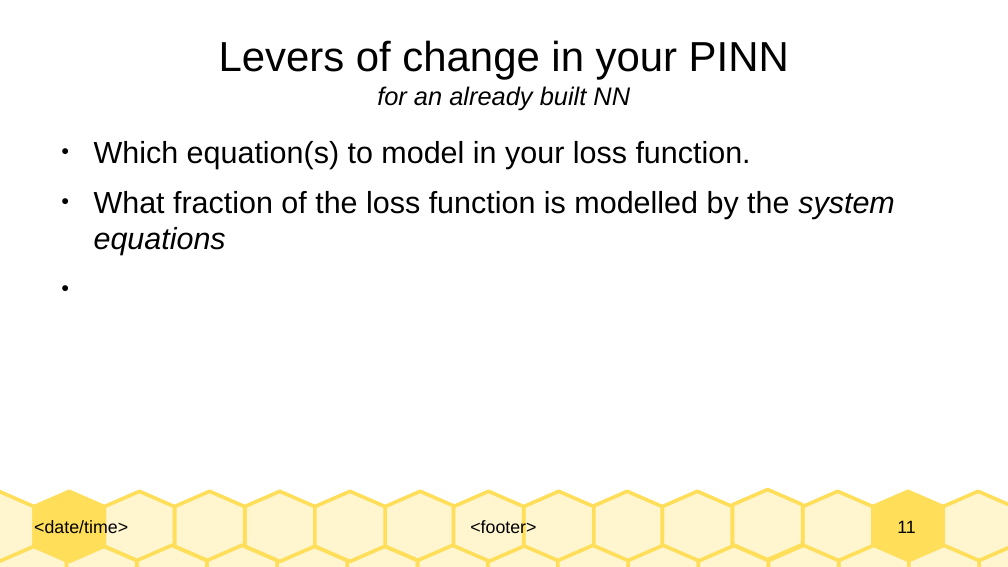
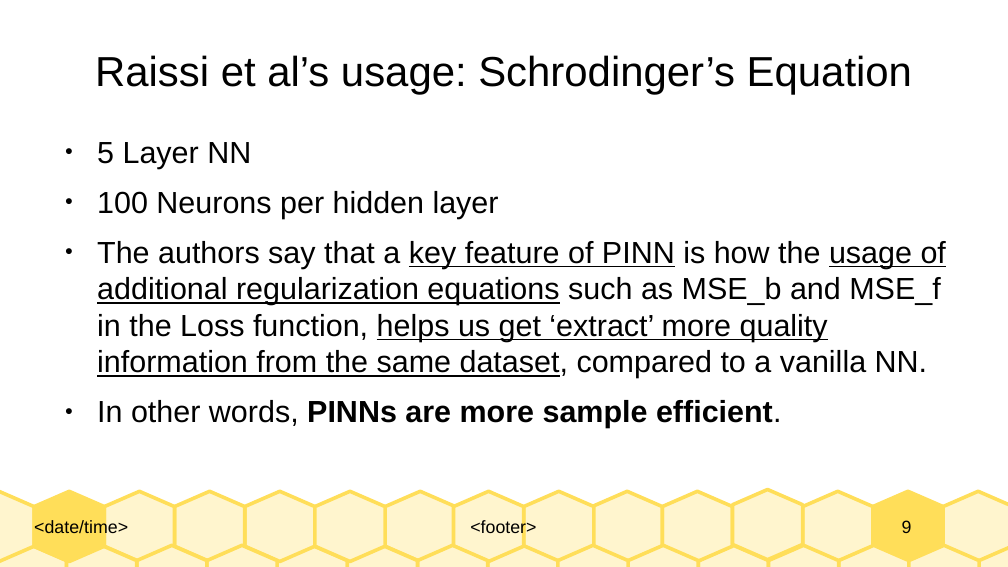
Before and after one commit to Realife-Brahmin/OriginalDocsHub, a slide deck: slide 9 of research_showcase/physicsInformedNeuralNetworks_aryan_ritwajeet_jha.odp (slide 11 before the commit). Drawn at 1008x567 pixels with LibreOffice and Linux fonts; fonts in the diff are those of the drawing. Boxes give left, top, right and bottom in pixels: in the first picture for what was removed or moved away, otherwise in the second. Text is boxed around its words. In the diff, an @@ line names an element or a change of style, - is before the commit and + after.

```diff
--- a/research_showcase/physicsInformedNeuralNetworks_aryan_ritwajeet_jha.odp
+++ b/research_showcase/physicsInformedNeuralNetworks_aryan_ritwajeet_jha.odp
@@ title at (x1=95, y1=55, x2=912, y2=95): text changed @@
-Levers of change in your PINN
-for an already built NN
+Raissi et al’s usage: Schrodinger’s Equation
@@ text at (x1=97, y1=142, x2=946, y2=428): text changed @@
-● Which equation(s) to model in your loss function.
-● What fraction of the loss function is modelled by the system equations
+● 5 Layer NN
+● 100 Neurons per hidden layer
+● The authors say that a key feature of PINN is how the usage of additional regularization equations such as MSE_b and MSE_f in the Loss function, helps us get ‘extract’ more quality information from the same dataset, compared to a vanilla NN.
+● In other words, PINNs are more sample efficient.
@@ page number at (x1=902, y1=520, x2=912, y2=533): text changed @@
-11
+9
```
Also in this commit, not shown: 3 other slides changed, 2 slides added, 1 slide removed, 1 other file.
